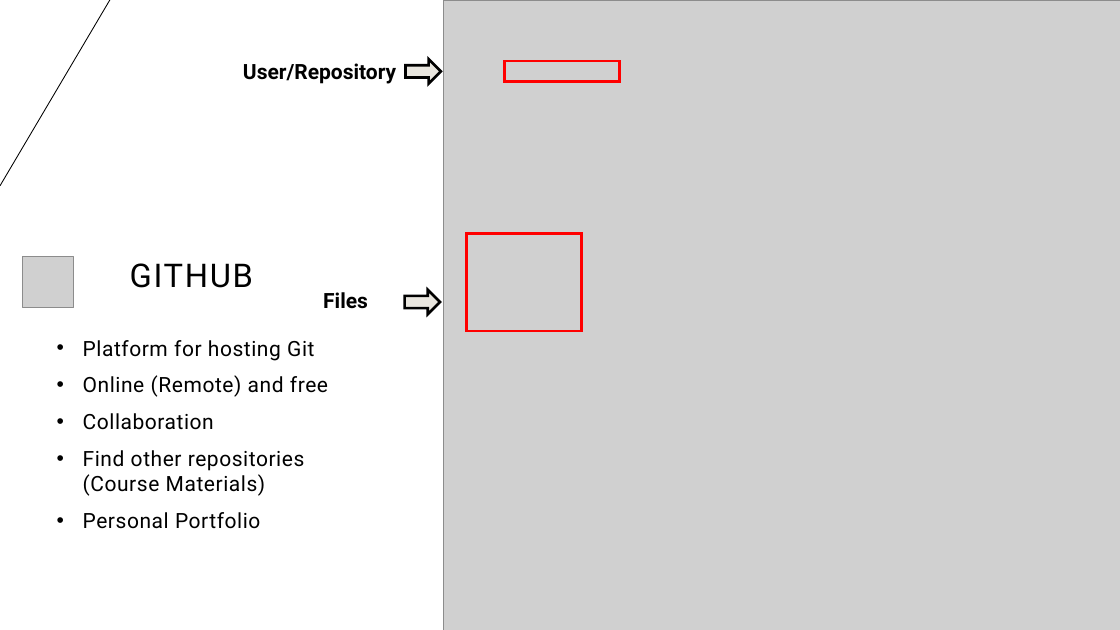
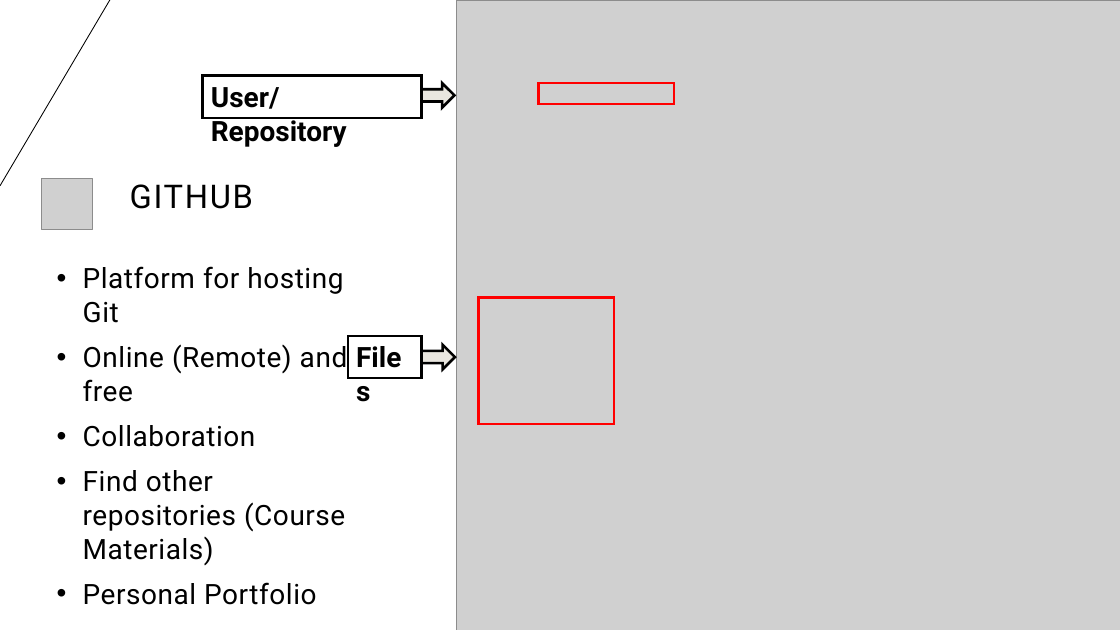
Before and after one commit to cassandra-hui/GitHub-Workshop, a slide deck: slide 11 of Day_1.pptx. Drawn at 1120x630 pixels with LibreOffice and Linux fonts; fonts in the diff are those of the drawing; grey boxes stand for pictures. Boxes give left, top, right and bottom in pixels: in the first picture for what was removed or moved away, otherwise in the second. Text is boxed around its words. In the diff, an @@ line names an element or a change of style, - is before the commit and + after.

Commit message:
Making text bigger on slides

```diff
--- a/Day_1.pptx
+++ b/Day_1.pptx
@@ picture resized from (x1=443, y1=0, x2=1120, y2=630) to (x1=456, y1=0, x2=1120, y2=630) @@
@@ rectangle "User/Repository" resized from (x1=243, y1=63, x2=396, y2=84) to (x1=202, y1=76, x2=421, y2=118) @@
@@ rectangle "User/Repository" at (x1=202, y1=76, x2=421, y2=118): size 18 to 24 pt; fill none to #FFFFFF; outline none to #000000 2 pt @@
@@ right arrow moved from (x1=406, y1=59, x2=441, y2=83) to (x1=419, y1=83, x2=455, y2=108) @@
@@ rectangle resized from (x1=505, y1=61, x2=620, y2=82) to (x1=539, y1=83, x2=675, y2=104) @@
@@ title "GITHUB" moved from (x1=130, y1=263, x2=253, y2=288) to (x1=130, y1=184, x2=253, y2=209) @@
@@ picture moved from (x1=23, y1=257, x2=74, y2=308) to (x1=41, y1=178, x2=92, y2=229) @@
@@ text "Platform for hosting Git" moved from (x1=83, y1=340, x2=328, y2=529) to (x1=83, y1=266, x2=348, y2=605) @@
@@ text "Platform for hosting Git" at (x1=83, y1=266, x2=348, y2=605): size 18 to 24 pt @@
@@ rectangle resized from (x1=466, y1=234, x2=581, y2=331) to (x1=479, y1=297, x2=615, y2=423) @@
@@ rectangle "Files" at (x1=348, y1=336, x2=422, y2=378): size 18 to 24 pt; fill none to #FFFFFF; outline none to #000000 2 pt @@
@@ rectangle "Files" resized from (x1=323, y1=292, x2=368, y2=309) to (x1=348, y1=336, x2=422, y2=378) @@
@@ right arrow moved from (x1=405, y1=290, x2=440, y2=314) to (x1=419, y1=344, x2=455, y2=369) @@
```
Also in this commit, not shown: 27 other slides changed.
